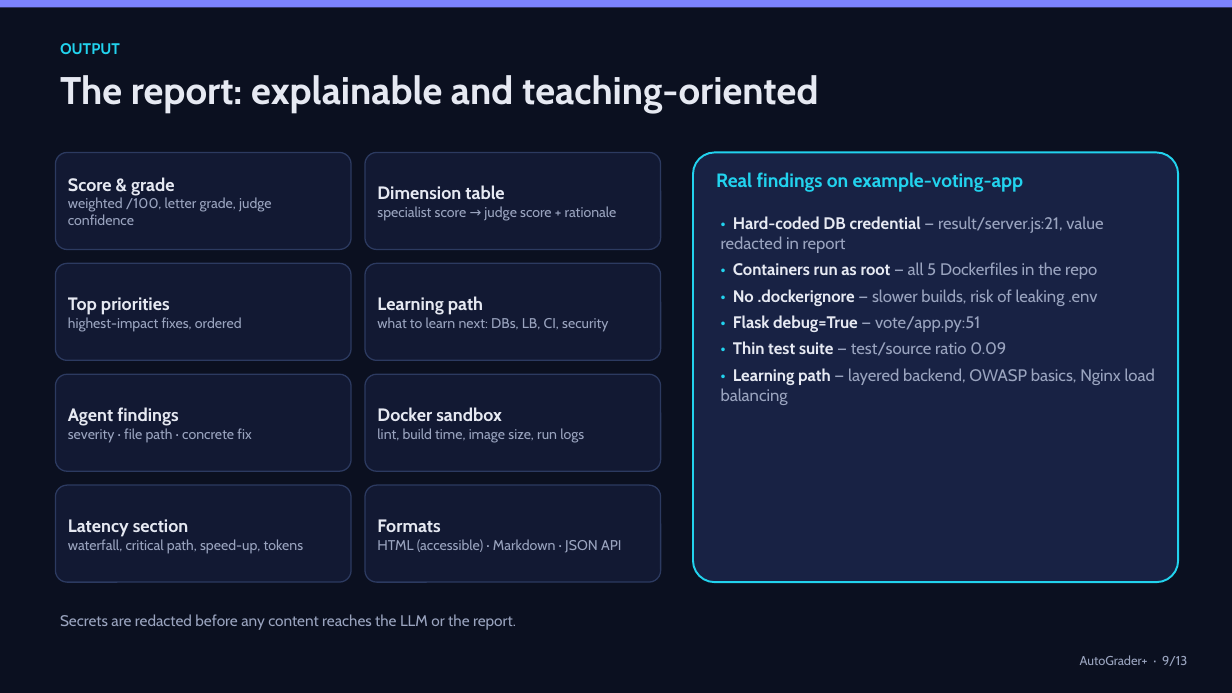
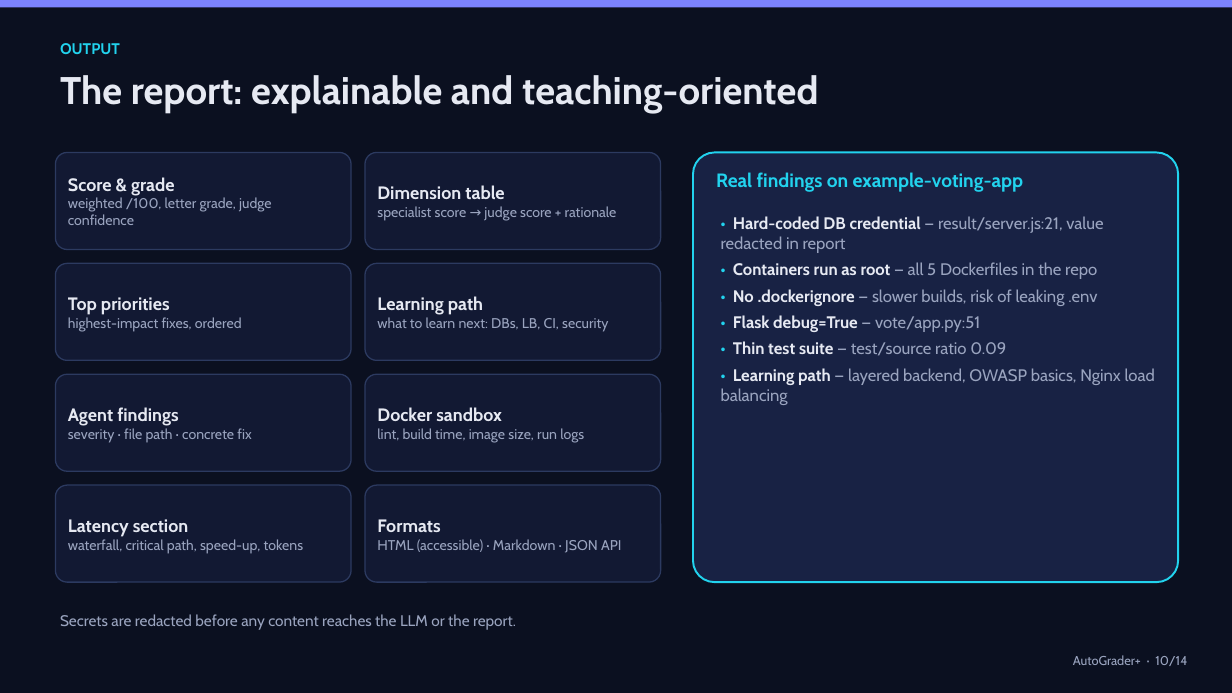
Before and after one commit to roshanraj9136/auto-grader, a slide deck: slide 10 of docs/AutoGrader.pptx (slide 9 before the commit). Drawn at 1232x693 pixels with LibreOffice and Linux fonts; fonts in the diff are those of the drawing. Boxes give left, top, right and bottom in pixels: in the first picture for what was removed or moved away, otherwise in the second. Text is boxed around its words. In the diff, an @@ line names an element or a change of style, - is before the commit and + after.

Commit message:
AutoGrader+ v2: full-stack learning platform
Turn the multi-agent grader into a learning platform for the course:

- Accounts and sessions (scrypt, HttpOnly cookies, CSRF checks, strict CSP)
- Assignments graded with per-assignment rubric weights and briefs
- Student dashboard, submissions, leaderboard (XP), profile
- Instructor overview, assignment management, CSV gradebook, shared-repo flag
- Hands-on labs: frontend editor, SQL playground, load balancer, network, Dockerfile linter
- SQLite by default, PostgreSQL in compose; replica heartbeats reap orphaned jobs
- docker compose: nginx load balancer (sticky / round-robin / least-conn) -> 3 API replicas -> Postgres
- Reports and live streams restricted to the owner, instructors or the API token
- Installable PWA, responsive layout, Windows launcher (scripts/start.ps1)
- Slide deck: group-project title slide, new platform slide, updated architecture

```diff
--- a/docs/AutoGrader.pptx
+++ b/docs/AutoGrader.pptx
@@ text at bbox=[1073, 655, 1187, 666]: text changed @@
-AutoGrader+ · 9/13
+AutoGrader+ · 10/14
```
Also in this commit, not shown: 12 other slides changed, 1 slide added, 39 other files.
